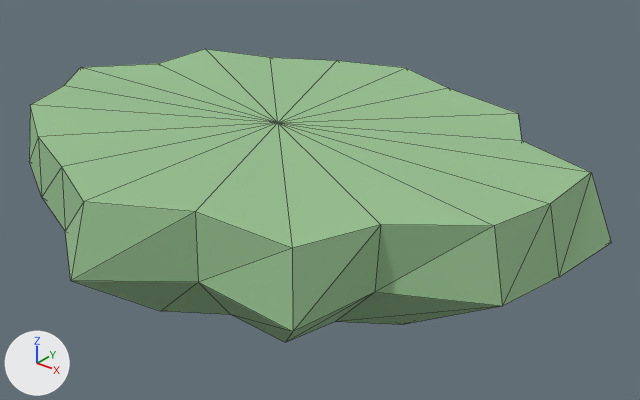
One commit to the OBJ model assets/source_models/home_island.obj: the scene before it, then after it.
Before and after are seen from a 50 mm camera at (58.8, -66.3, 38.6) aimed at (3.2, 3.1, -4.5). The axes (+X, +Y, +Z) are drawn at lower left. The lights are the same throughout. The older version comes first. Mesh edges are drawn as thin lines. Where no turn or scale is listed for an object, it has been applied to the vertices.

Names of what the first picture shows: 'IslandGrassTop'.
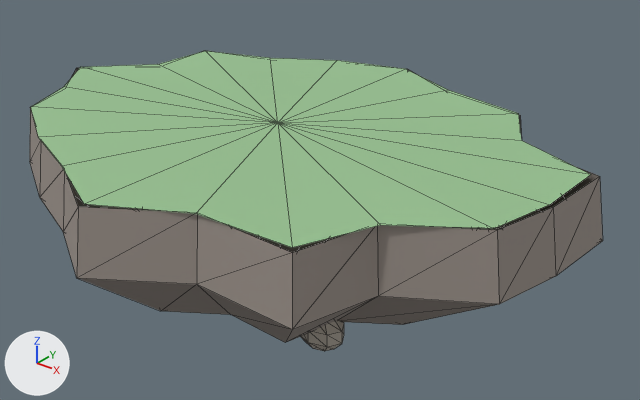
The edits, one by one:
Material 'stone' (mat_stone) is new.
Its base color is (0.45, 0.41, 0.35) (grey #b3aca0).
Its roughness is 0.845.
Material 'cliff' (mat_cliff) is new.
Its base color is (0.31, 0.27, 0.24) (grey #978e86).
Its roughness is 0.845.
me_islandgrasstop is used by ob_islandgrasstop; location (0.0, 0.0, 0.0).
me_islandgrasstop had 62 vertices, 120 faces and spanned x -36.2..34.1, y -27.7..26.1, z -16.0..5.2.
me_islandgrasstop now has 21 vertices, 20 faces and spans x -33.4..31.5, y -25.4..24.3, z 4.5..4.9.
Part 1, on me_islandgrasstop:
41 vertices are removed from x -36.2..34.1, y -27.7..26.1, z -16.0..-1.6.
100 faces are deleted.
5 vertices in x -27.6..31.5, y -25.4..7.9, z 5.0..5.1 move by (0.0, 0.0, -0.2).
4 vertices in x -16.6..31.2, y -12.2..24.3, z 4.7..4.9 move by (0.0, 0.0, -0.1).
3 vertices in x -24.9..29.8, y -7.4..20.3, z 5.2 move by (0.0, 0.0, -0.3).
1 vertex moves within x -26.1, y 6.5, z 4.7.
Mesh me_islandstoneaccents is new.
It has 136 vertices, 256 faces and spans x -25.7..23.3, y -17.4..12.3, z -13.2..-2.0.
It uses material mat_stone (grey #b3aca0).
Mesh me_islandcliff is new.
It has 61 vertices, 100 faces and spans x -35.4..33.4, y -27.1..25.8, z -16.0..4.9.
It uses material mat_cliff (grey #978e86).
Object 'IslandStoneAccents' (ob_islandstoneaccents) is new; it shows me_islandstoneaccents.
Its location is (0.0, 0.0, 0.0).
Object 'IslandCliff' (ob_islandcliff) is new; it shows me_islandcliff.
Its location is (0.0, 0.0, 0.0).

Location of each change, [x1, y1, x2, y2] in pixels of the pictures (640 x 400 px):
'IslandGrassTop', reshaped (33% shorter): before [29, 49, 611, 342]; after [31, 51, 591, 248]
'IslandCliff', added: after [30, 50, 603, 342]
'IslandStoneAccents', added (mostly hidden): after [301, 226, 501, 351]
